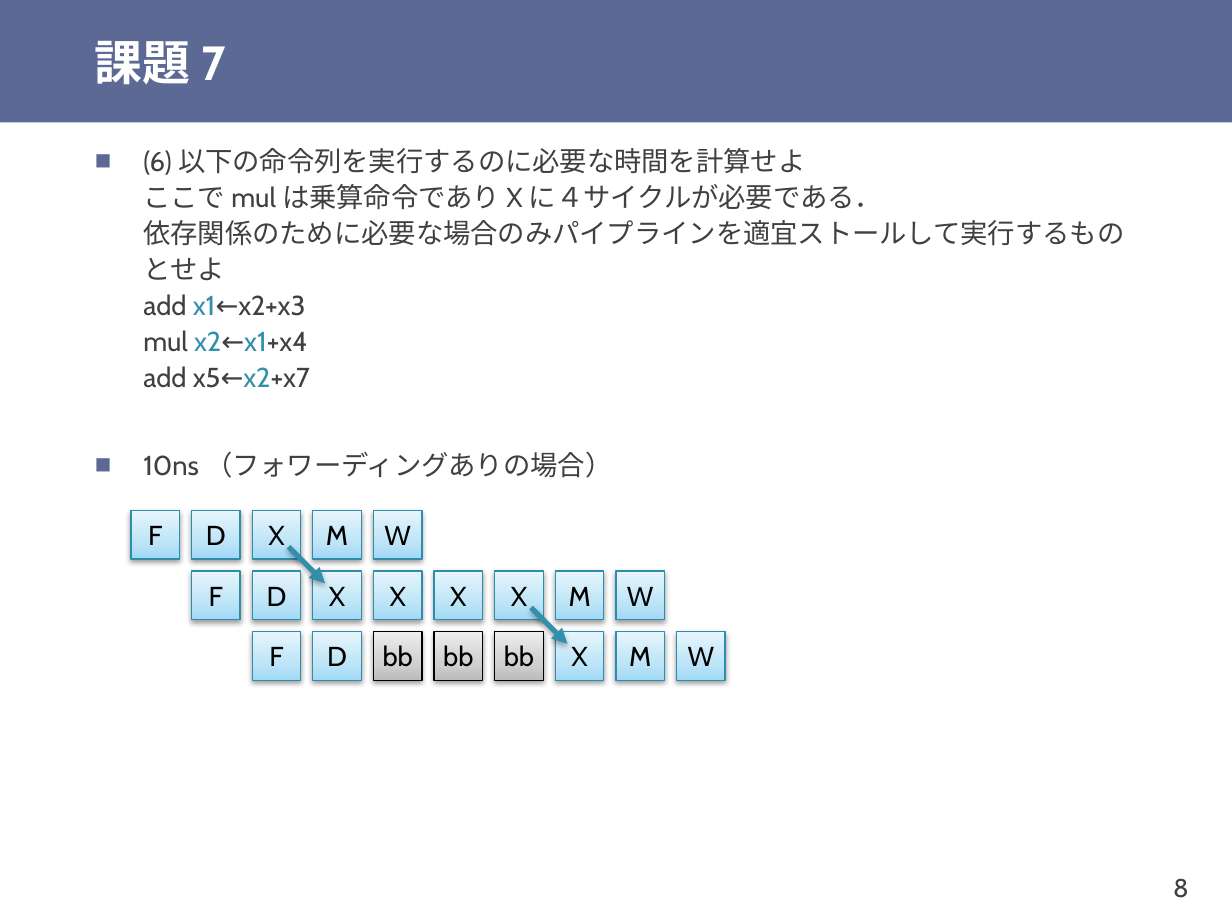
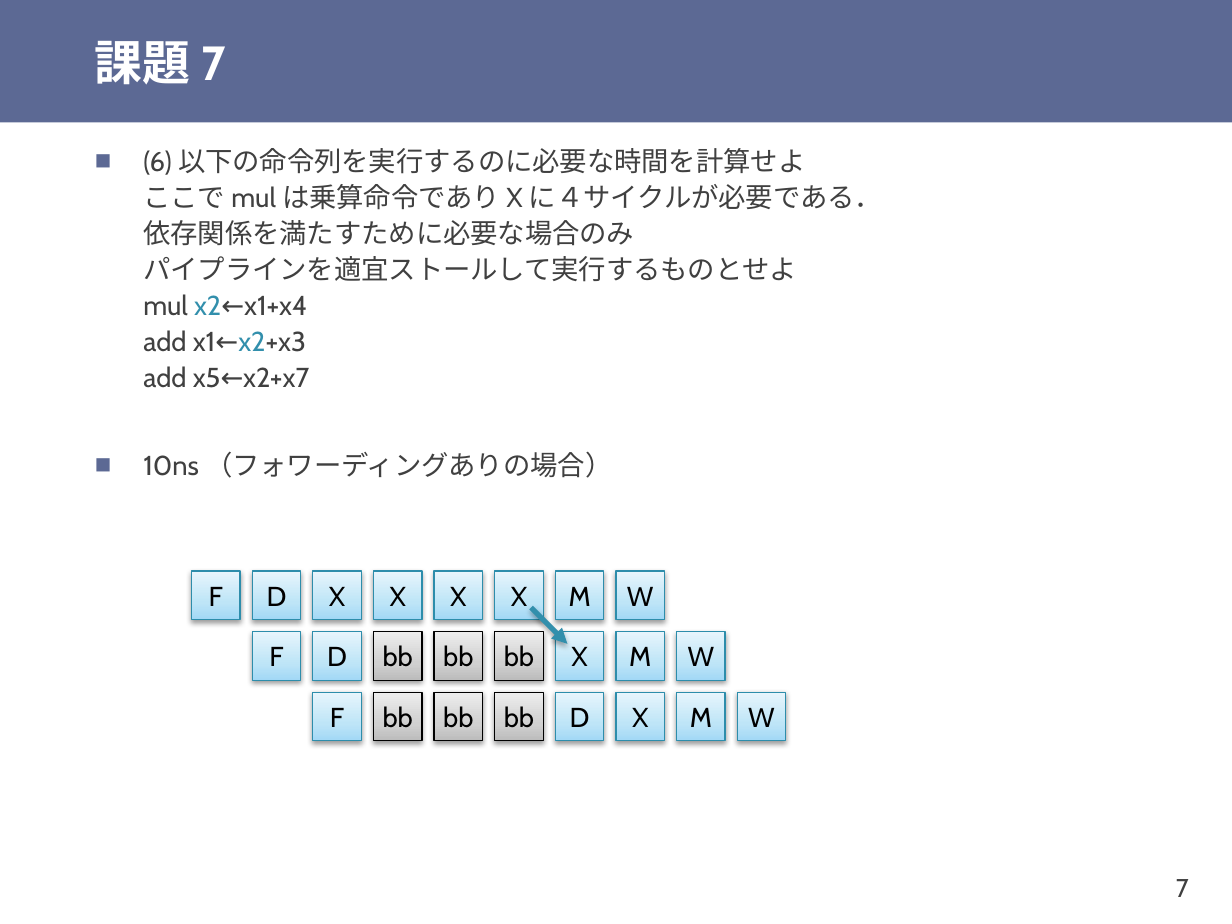
Before and after one commit to shioyadan/otya-computer-architecture-i, a slide deck: slide 7 of cai-shioya-08.pptx (slide 8 before the commit). Drawn at 1232x924 pixels with LibreOffice and Linux fonts; fonts in the diff are those of the drawing. Boxes give left, top, right and bottom in pixels: in the first picture for what was removed or moved away, otherwise in the second. Text is boxed around its words. In the diff, an @@ line names an element or a change of style, - is before the commit and + after.

```diff
--- a/cai-shioya-08.pptx
+++ b/cai-shioya-08.pptx
@@ text at (143,148,882,388): text changed @@
-■ (6) 以下の命令列を実行するのに必要な時間を計算せよ
-  ここで mul は乗算命令であり X に４サイクルが必要である．
-  依存関係のために必要な場合のみパイプラインを適宜ストールして実行するものとせよ
-  add x1←x2+x3
-  mul x2←x1+x4
-  add x5←x2+x7
+■ (6) 以下の命令列を実行するのに必要な時間を計算せよ
+  ここで mul は乗算命令であり X に４サイクルが必要である．
+  依存関係を満たすために必要な場合のみ
+  パイプラインを適宜ストールして実行するものとせよ
+  mul x2←x1+x4
+  add x1←x2+x3
+  add x5←x2+x7
@@ arrow removed from (288, 547) to (325, 583) @@
@@ rectangle "F": place and size @@
-rectangle "F" at (131,510,179,558)
+rectangle "F" at (313,692,361,740)
@@ rectangle added at (373,692,421,740), fill gradient #BDBDBD to #D1D1D1 to #EEEEEE, outline #000000 0.75 pt, 16 pt, text #000000 @@
+bb
@@ rectangle added at (434,692,482,740), fill gradient #BDBDBD to #D1D1D1 to #EEEEEE, outline #000000 0.75 pt, 16 pt, text #000000 @@
+bb
@@ rectangle added at (495,692,543,740), fill gradient #BDBDBD to #D1D1D1 to #EEEEEE, outline #000000 0.75 pt, 16 pt, text #000000 @@
+bb
@@ 4 rectangles: place and size @@
-4 rectangles at (192,510,421,558)
+4 rectangles at (556,692,785,740)
@@ page number at (1176,879,1189,897): text changed @@
-8
+7
```
Also in this commit, not shown: 24 other slides changed, 5 slides added, 9 slides removed, 1 other file.
